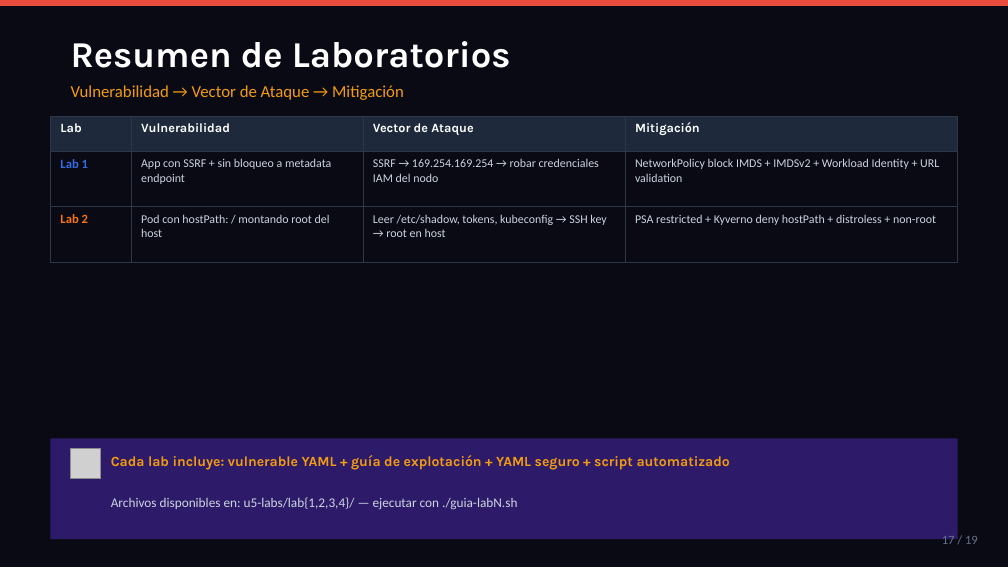
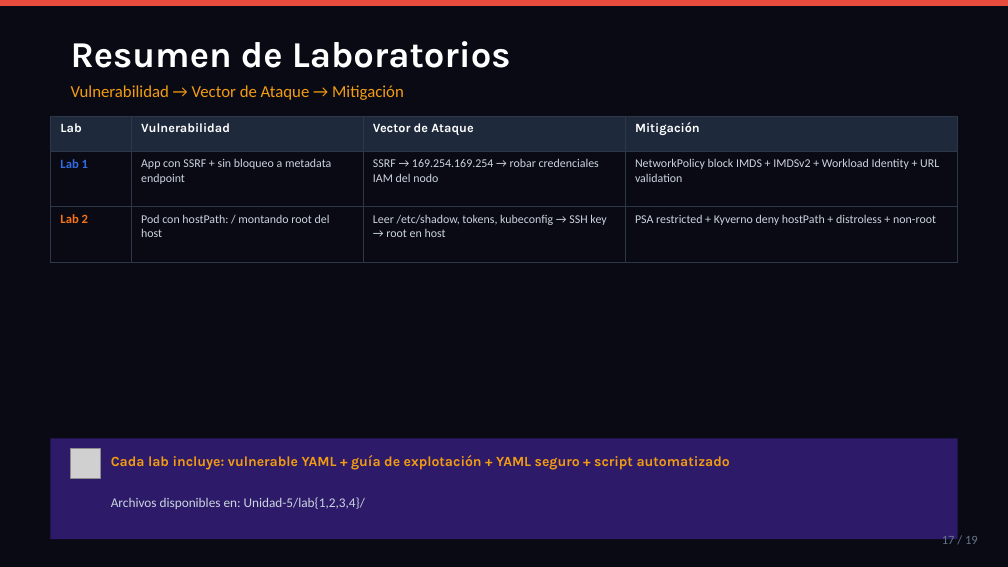
Before and after one commit to rego680/Workshop_Kubernetes_BCO_, a slide deck: slide 17 of Unidad-5/Unidad5.pptx. Drawn at 1008x567 pixels with LibreOffice and Linux fonts; fonts in the diff are those of the drawing; grey boxes stand for pictures. Boxes give left, top, right and bottom in pixels: in the first picture for what was removed or moved away, otherwise in the second. Text is boxed around its words. In the diff, an @@ line names an element or a change of style, - is before the commit and + after.

```diff
--- a/Unidad-5/Unidad5.pptx
+++ b/Unidad-5/Unidad5.pptx
@@ text at [111, 497, 365, 509]: text changed @@
-Archivos disponibles en: u5-labs/lab{1,2,3,4}/ — ejecutar con ./guia-labN.sh
+Archivos disponibles en: Unidad-5/lab{1,2,3,4}/
```
Also in this commit, not shown: 1 other slide changed.
